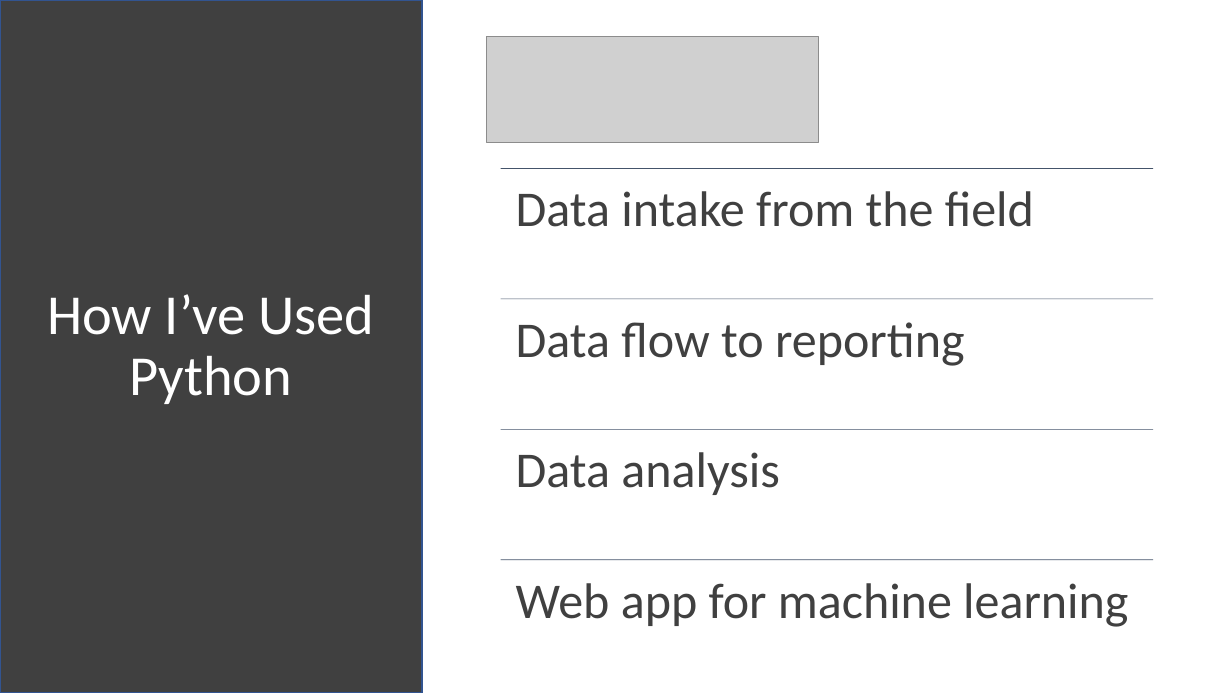
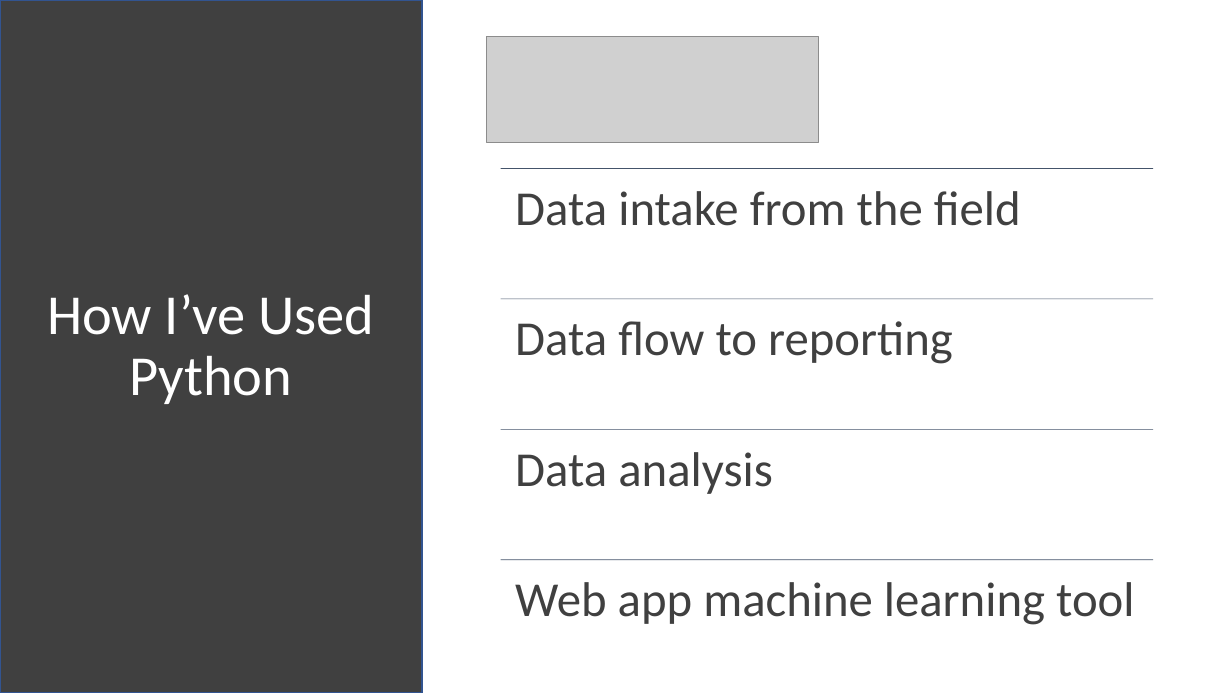
Before and after one commit to chrisluedtke/talks, a slide deck: slide 3 of 2018-06-14-ChiPy/Presentation.pptx. Drawn at 1232x693 pixels with LibreOffice and Linux fonts; fonts in the diff are those of the drawing; grey boxes stand for pictures. Boxes give left, top, right and bottom in pixels: in the first picture for what was removed or moved away, otherwise in the second. Text is boxed around its words. In the diff, an @@ line names an element or a change of style, - is before the commit and + after.

```diff
--- a/2018-06-14-ChiPy/Presentation.pptx
+++ b/2018-06-14-ChiPy/Presentation.pptx
@@ size 39 to 38 pt in 3 elements at [515, 191, 1021, 226], [515, 321, 953, 364], [515, 452, 772, 494] @@
@@ text at [515, 582, 1134, 625]: text changed; size 39 to 38 pt @@
-Web app for machine learning
+Web app machine learning tool
```
Also in this commit, not shown: 6 other slides changed.
